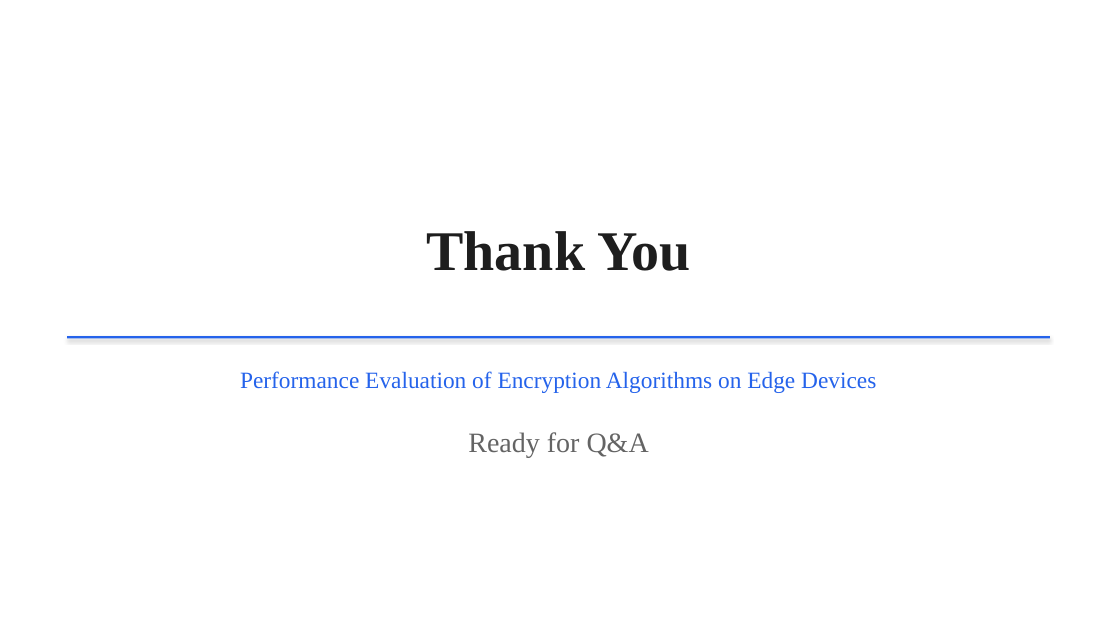
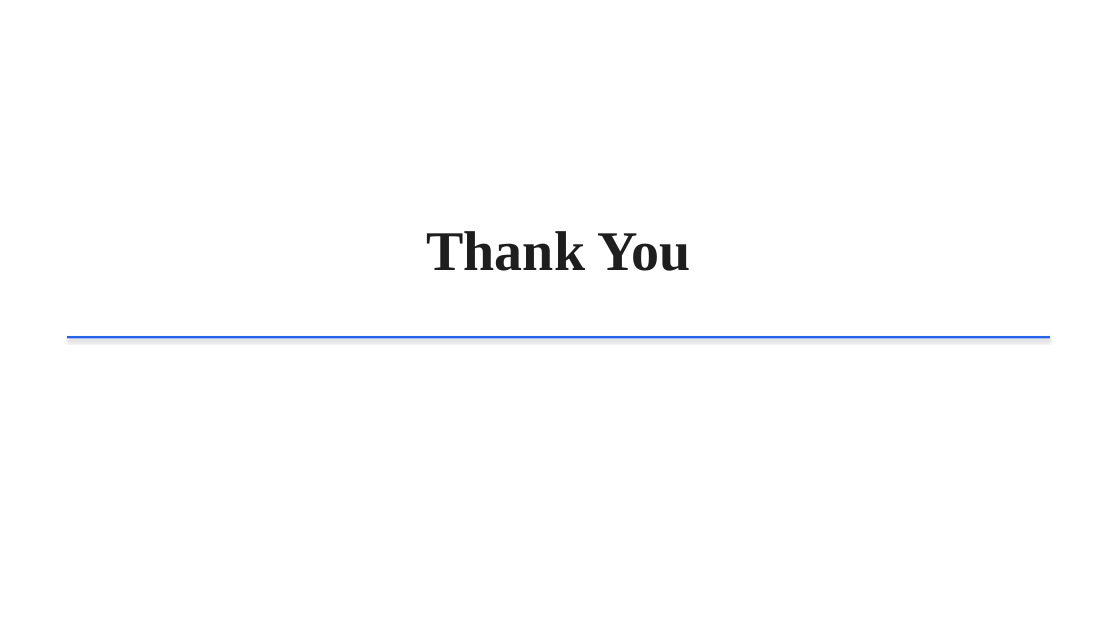
Before and after one commit to Krish6115/Distributed_Systems, a slide deck: slide 19 of Encryption_Edge_Devices_Presentation.pptx (slide 20 before the commit). Drawn at 1120x630 pixels with LibreOffice and Linux fonts; fonts in the diff are those of the drawing. Boxes give left, top, right and bottom in pixels: in the first picture for what was removed or moved away, otherwise in the second. Text is boxed around its words. In the diff, an @@ line names an element or a change of style, - is before the commit and + after.

```diff
--- a/Encryption_Edge_Devices_Presentation.pptx
+++ b/Encryption_Edge_Devices_Presentation.pptx
@@ text removed at (240,371,876,393) @@
-Performance Evaluation of Encryption Algorithms on Edge Devices
@@ text removed at (468,432,649,457) @@
-Ready for Q&A
```
Also in this commit, not shown: 8 other slides changed, 1 slide removed, 1 other file.
